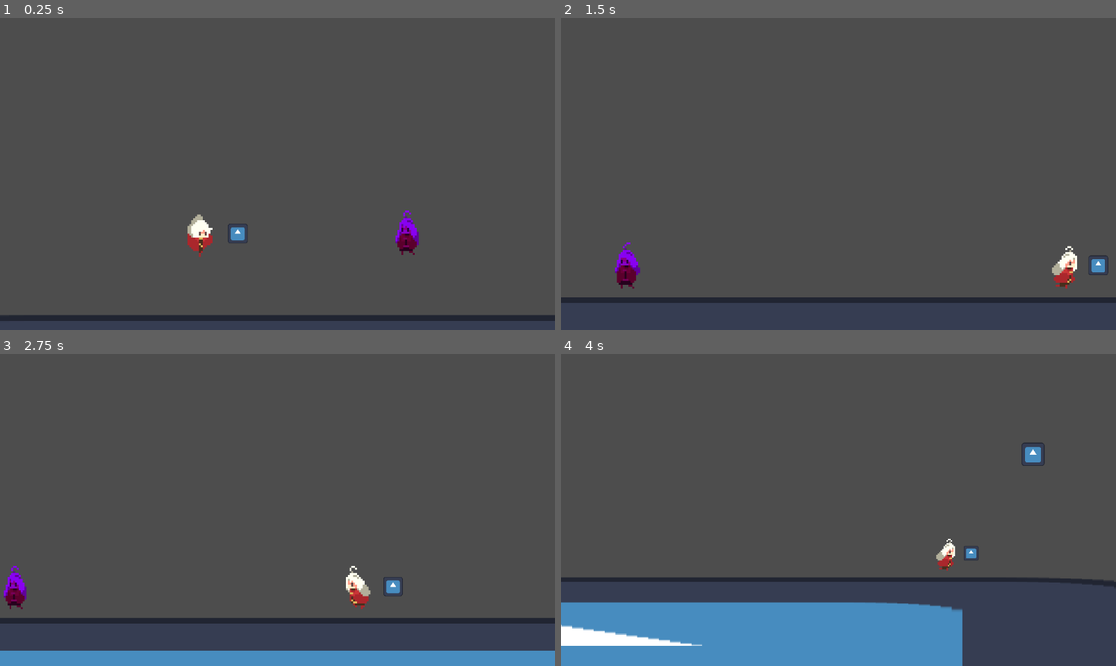
Above: before the commit, frames 1-4 (two rows, left to right).
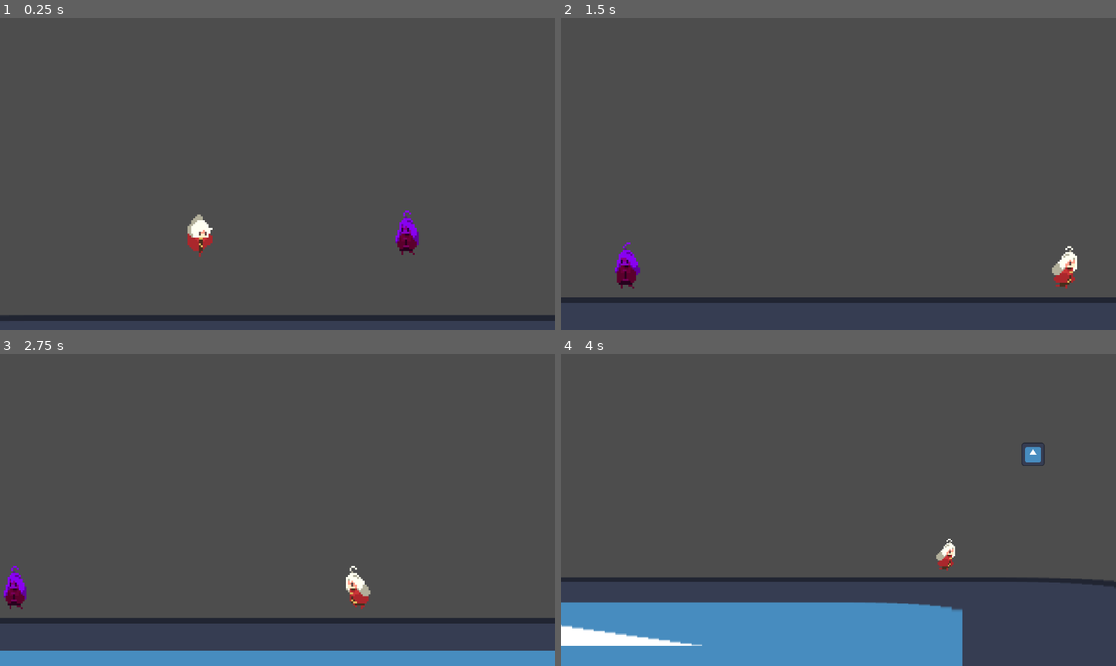
Above: after the commit, the same moments.

Repository: NoelKTheBest/orb-platformer
Game: Godot game, scene res://main.tscn
Same seed, same stepped clock (60 frames per second), same inputs: the game is played once before the commit and once after it. The engine's default icon, where the game draws it, is replaced by a stand-in: a white triangle on a blue panel in a dark square.
Inputs:
- Up to frame 1 (0.25 s): no input
- Up to frame 2 (1.5 s): tap Enter (ui_accept) at 0.5, 0.77 s; hold D (move_right) from 0.53 s (still down); tap Down (aim_down) at 0.6 s; tap Left (aim_left) at 1.35 s
- Up to frame 3 (2.75 s): tap Enter (ui_accept) at 1.52 s; release D (move_right) at 2.03 s; hold A (move_left) from 2.03 s (still down); tap Right (aim_right) at 2.1 s
- Up to frame 4 (4 s): release A (move_left) at 2.78 s; hold D (move_right) from 2.78 s (still down); tap Up (aim_up) at 2.85 s; tap Enter (ui_accept) at 3.02, 3.77 s; tap F (fire) at 3.6 s

The runs differ from the first frame. In frame 1, 0.1% of the frame differs, in the area x 41-45%, y 65-73%; in frame 2, 0.1%; in frame 3, 0.1%; in frame 4, less than 0.1%.

Commit message:
Add Multiple Bullet Paths for Player

Diff:
--- a/open-the-portal/scenes/Player.tscn
+++ b/open-the-portal/scenes/Player.tscn
@@ -6,6 +6,7 @@
 [ext_resource type="Texture2D" uid="uid://bvppc2fb0sq4e" path="res://@Platformer/Bow Attack.png" id="4_us3ce"]
 [ext_resource type="Texture2D" uid="uid://dht3pa203ok2s" path="res://@Platformer/Jump.png" id="5_q4yl4"]
 [ext_resource type="Texture2D" uid="uid://clj2i4aoa50bj" path="res://@Platformer/Fall.png" id="6_4rwxk"]
+[ext_resource type="Script" path="res://scenes/path.gd" id="7_lh502"]
 [ext_resource type="Texture2D" uid="uid://dct2g56wac3j3" path="res://icon.svg" id="7_x4f8q"]
 
 [sub_resource type="CapsuleShape2D" id="CapsuleShape2D_g2dcj"]
@@ -346,6 +347,18 @@
 "normal_zoom": SubResource("Animation_cdrod")
 }
 
+[sub_resource type="Curve2D" id="Curve2D_5lvp3"]
+_data = {
+"points": PackedVector2Array(0, 0, 0, 0, 22, 0, 0, 0, 0, 0, 16, -25, 0, 0, 0, 0, 1, -44)
+}
+point_count = 3
+
+[sub_resource type="Curve2D" id="Curve2D_3gudb"]
+_data = {
+"points": PackedVector2Array(0, 0, 0, 0, 5, -21, 0, 0, 0, 0, 11, -55, 0, 0, 0, 0, 24, -73, 0, 0, 0, 0, 32, -62, 0, 0, 0, 0, 29, -28)
+}
+point_count = 5
+
 [sub_resource type="Curve2D" id="Curve2D_ao4mi"]
 _data = {
 "points": PackedVector2Array(0, 0, 0, 0, 18, 0, 0, 0, 0, 0, 150, 0, 0, 0, 0, 0, 45, -59, 0, 0, 0, 0, 120, -65)
@@ -392,13 +405,31 @@
 "": SubResource("AnimationLibrary_486kc")
 }
 
-[node name="Path2D" type="Path2D" parent="."]
+[node name="Path1" type="Path2D" parent="."]
+visible = false
+curve = SubResource("Curve2D_5lvp3")
+script = ExtResource("7_lh502")
+
+[node name="PathFollow2D" type="PathFollow2D" parent="Path1"]
+position = Vector2(1, -44)
+rotation = -2.23909
+progress = 49.9174
+rotates = false
+
+[node name="OrbSpawnCyclePosition" type="Node2D" parent="Path1/PathFollow2D"]
+
+[node name="Path2" type="Path2D" parent="."]
+curve = SubResource("Curve2D_3gudb")
+
+[node name="Path3" type="Path2D" parent="."]
+visible = false
 curve = SubResource("Curve2D_ao4mi")
 
-[node name="PathFollow2D" type="PathFollow2D" parent="Path2D"]
-position = Vector2(18, 0)
+[node name="PathFollow2D" type="PathFollow2D" parent="Path3"]
+position = Vector2(45.1466, -59.043)
+progress = 252.773
 rotates = false
 
-[node name="Sprite2D" type="Sprite2D" parent="Path2D/PathFollow2D"]
+[node name="Sprite2D" type="Sprite2D" parent="Path3/PathFollow2D"]
 scale = Vector2(0.08, 0.08)
 texture = ExtResource("7_x4f8q")
--- a/open-the-portal/scripts/player.gd
+++ b/open-the-portal/scripts/player.gd
@@ -5,7 +5,10 @@
 @onready var camera_follow: Node2D = $CameraFollow
 @onready var camera_2d: Camera2D = $CameraFollow/Camera2D
 
+## The distance at which the camera will zoom in on the player and enemy
 @export var close_zoom_range : float = 50000
+## The distance from the enemy at which the camera will focus on the player
+@export var player_camera_focus_range : float = 132551.375
 
 const SPEED = 300.0
 const JUMP_VELOCITY = -400.0
@@ -97,5 +100,5 @@
 		if is_zoomed_close: $CameraFollow/AnimationPlayer.play("normal_zoom")
 		is_zoomed_close = false
 
-	if position.distance_squared_to(enemy_pos) > 132551.375:
+	if position.distance_squared_to(enemy_pos) > player_camera_focus_range:
 		camera_follow.position = Vector2.ZERO
Not shown: 1 places in open-the-portal/scenes/Player.tscn that only renumber resources
